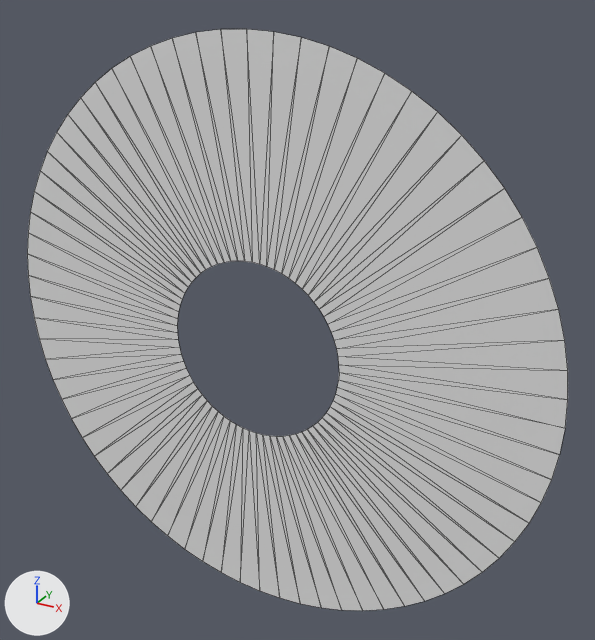
The OBJ model fork/floating-media/DATA/float_psp_glass.obj, before and after one commit.
One viewpoint serves both versions: a 50 mm camera at (1.134, -1.818, 1.031) aimed at (0.091, 0.078, 0.083). Lighting does not change. The marker at lower left points along +X, +Y and +Z. The first picture is the older version. Mesh edges are drawn as thin lines. Where no turn or scale is listed for an object, it has been applied to the vertices.

Objects in the first picture: 'float_psp_glass'.
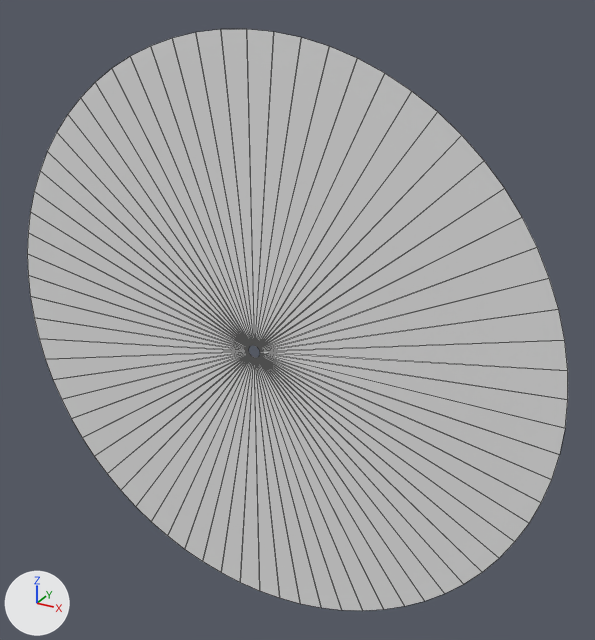
Pixel boxes [x1, y1, x2, y2] of what changed, in the pictures (595 x 640 px; the box of a moved part takes in the faces that stretch with it):
part 1 of me_float_psp_glass, moved or reshaped
    both: [35, 33, 563, 608]

The change in detail:
me_float_psp_glass has 144 vertices, 144 faces and spans x -0.87..0.87, y -0.01, z -0.87..0.87.
me_float_psp_glass is used by ob_float_psp_glass; location (0.0, 0.0, 0.0).
me_float_psp_glass part 1: all 72 vertices in x -0.27..0.27, y -0.01, z -0.27..0.27 are scaled about their middle by (0.0741, 0.0772, 0.0741).
